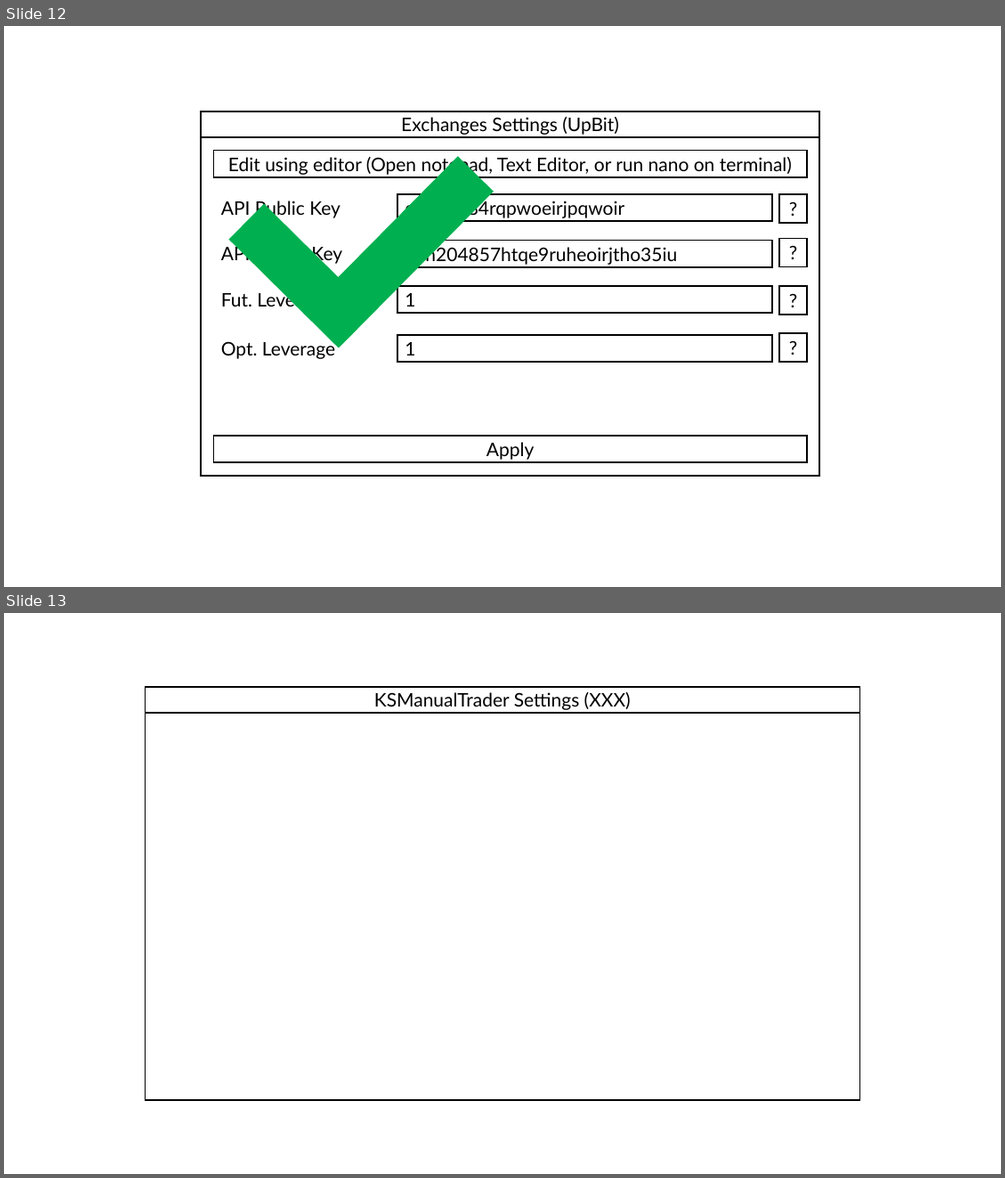
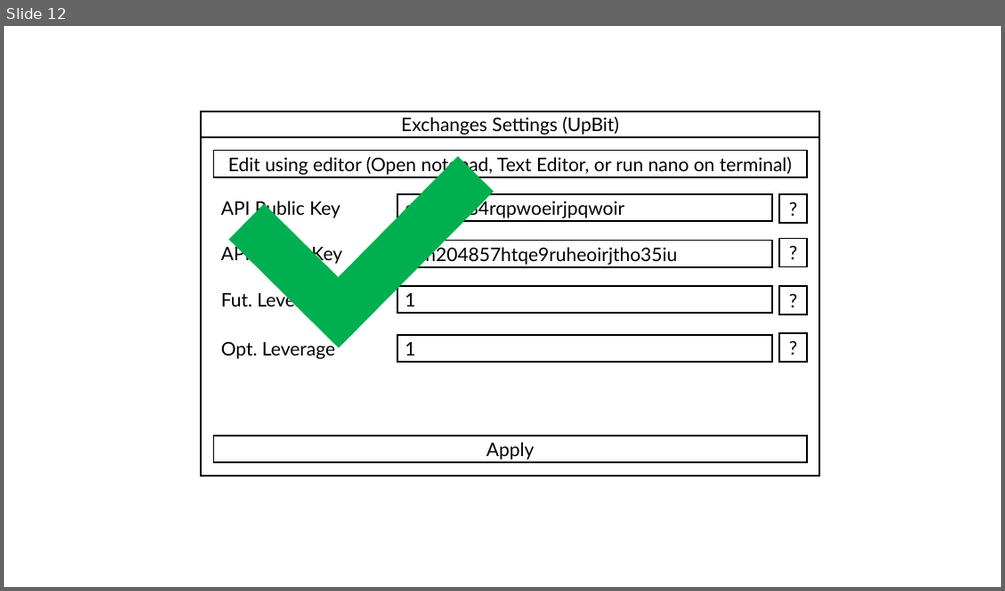
Before and after one commit to 410-dev/KSFinancialSystems, a slide deck: Applications/KSManualTrade/uidesign.pptx. Shown one above the other, each under a label of ours: slides 12 and 13 before the commit, slide 12 after it. The pictures are 1005x1178 and 1005x591 pixels, drawn with LibreOffice and Linux fonts; fonts in the diff are those of the drawing. Boxes give left, top, right and bottom in pixels: in the first picture for what was removed or moved away, otherwise in the second. Text is boxed around its words. In the diff, an @@ line names an element or a change of style, - is before the commit and + after.

```diff
--- a/Applications/KSManualTrade/uidesign.pptx
+++ b/Applications/KSManualTrade/uidesign.pptx
@@ slide 13 removed at (4,613,1001,1174), background #FFFFFF @@
@@ rectangle removed at (146,686,860,1100) @@
@@ rectangle removed at (146,686,860,713) @@
-KSManualTrader Settings (XXX)
```
Also in this commit, not shown: 1 slide changed, 1 slide added.
